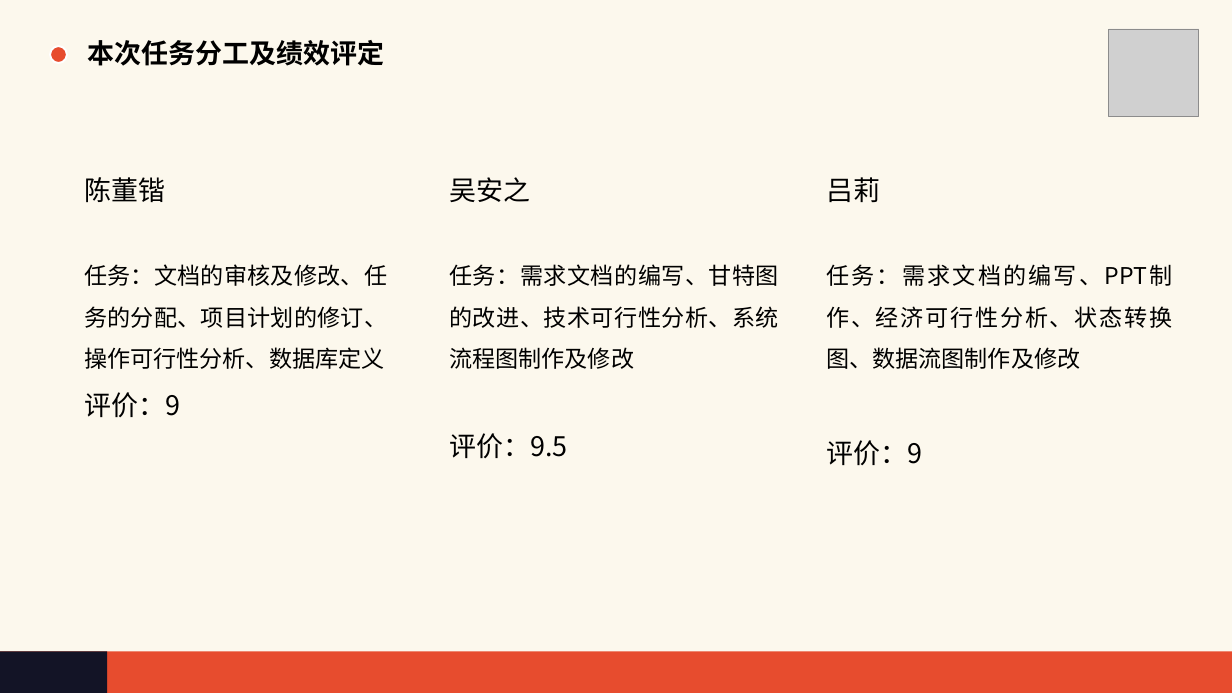
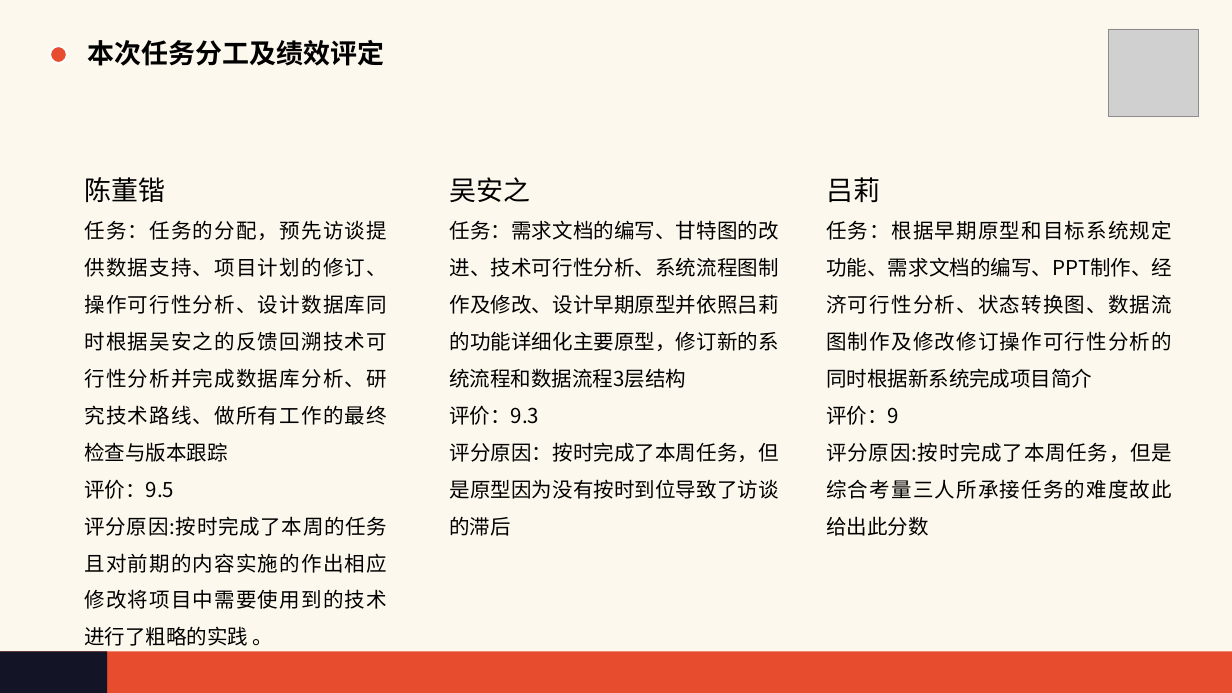
Before and after one commit to HOLMEScdk/SE2017G03, a slide deck: slide 3 of nov_3/SE2017G03软件需求说明v0.2.ppt. Drawn at 1232x693 pixels with LibreOffice and Linux fonts; fonts in the diff are those of the drawing; grey boxes stand for pictures. Boxes give left, top, right and bottom in pixels: in the first picture for what was removed or moved away, otherwise in the second. Text is boxed around its words. In the diff, an @@ line names an element or a change of style, - is before the commit and + after.

```diff
--- a/nov_3/SE2017G03软件需求说明v0.2.ppt
+++ b/nov_3/SE2017G03软件需求说明v0.2.ppt
@@ text at box(84, 220, 387, 646): text changed; size 18 to 16 pt @@
-任务：文档的审核及修改、任务的分配、项目计划的修订、操作可行性分析、数据库定义
-评价：9
+任务：任务的分配，预先访谈提供数据支持、项目计划的修订、操作可行性分析、设计数据库同时根据吴安之的反馈回溯技术可行性分析并完成数据库分析、研究技术路线、做所有工作的最终检查与版本跟踪
+评价：9.5
+评分原因:按时完成了本周的任务且对前期的内容实施的作出相应修改将项目中需要使用到的技术进行了粗略的实践 。
@@ text at box(449, 220, 778, 536): text changed; size 18 to 16 pt @@
-任务：需求文档的编写、甘特图的改进、技术可行性分析、系统流程图制作及修改
-评价：9.5
+任务：需求文档的编写、甘特图的改进、技术可行性分析、系统流程图制作及修改、设计早期原型并依照吕莉的功能详细化主要原型，修订新的系统流程和数据流程3层结构
+评价：9.3
+评分原因：按时完成了本周任务，但是原型因为没有按时到位导致了访谈的滞后
@@ text at box(826, 220, 1172, 388): text changed; size 18 to 16 pt @@
-任务：需求文档的编写、PPT制作、经济可行性分析、状态转换图、数据流图制作及修改
+任务：根据早期原型和目标系统规定功能、需求文档的编写、PPT制作、经济可行性分析、状态转换图、数据流图制作及修改修订操作可行性分析的同时根据新系统完成项目简介
@@ text at box(826, 405, 899, 425): size 21 to 16 pt in "评价：9" @@
@@ text at box(826, 442, 1172, 536): paragraph added @@
+评分原因:按时完成了本周任务，但是综合考量三人所承接任务的难度故此给出此分数
```
Also in this commit, not shown: 1 other slide changed, 1 slide added, 1 slide removed, 12 other files.
